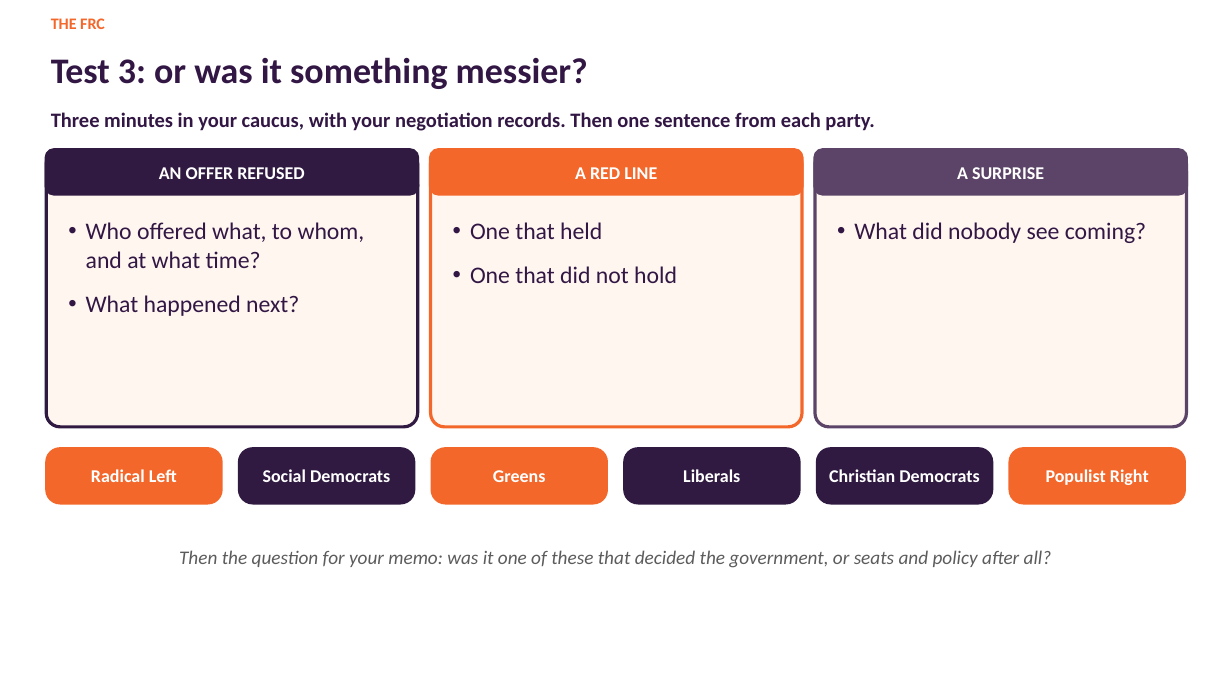
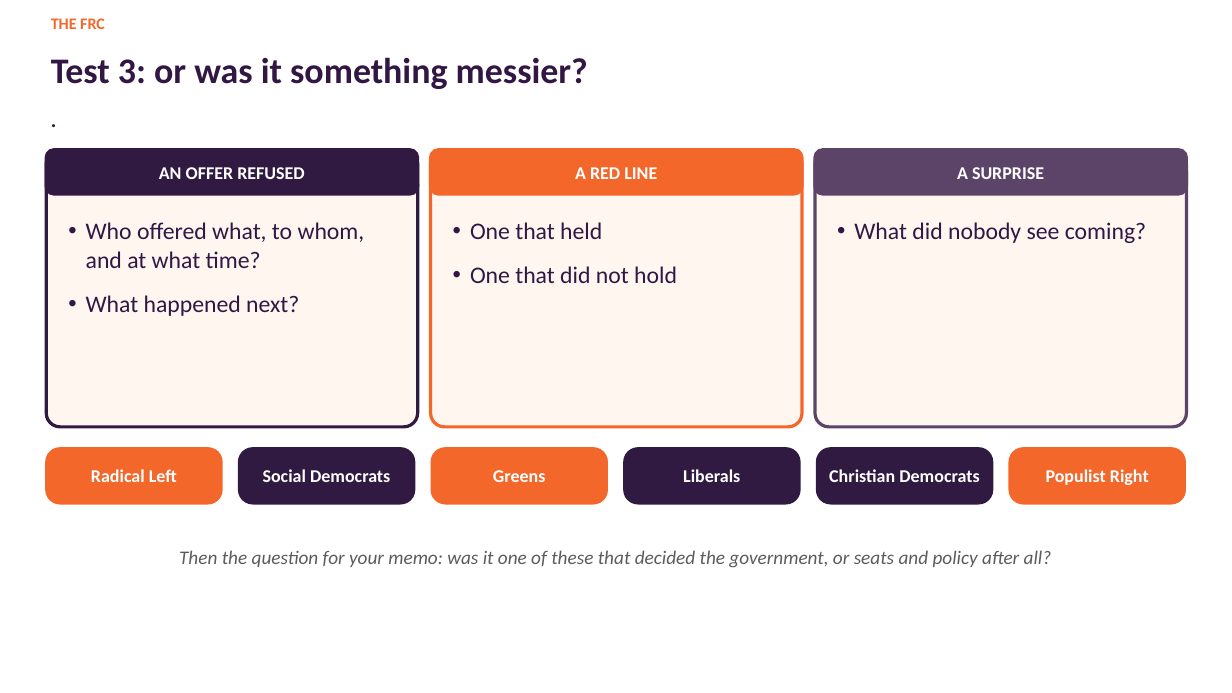
Before and after one commit to Will-Horne/will-horne.github.io, a slide deck: slide 24 of posc-3710/2026-10-28-how-governments-form.pptx (slide 23 before the commit). Drawn at 1232x693 pixels with LibreOffice and Linux fonts; fonts in the diff are those of the drawing; background and template pictures are left out. Boxes give left, top, right and bottom in pixels: in the first picture for what was removed or moved away, otherwise in the second. Text is boxed around its words. In the diff, an @@ line names an element or a change of style, - is before the commit and + after.

```diff
--- a/posc-3710/2026-10-28-how-governments-form.pptx
+++ b/posc-3710/2026-10-28-how-governments-form.pptx
@@ text at [51,112,874,131]: text changed @@
-Three minutes in your caucus, with your negotiation records. Then one sentence from each party.
+.
```
Also in this commit, not shown: 5 other slides changed, 3 slides added, 2 slides removed, 4 other files.
